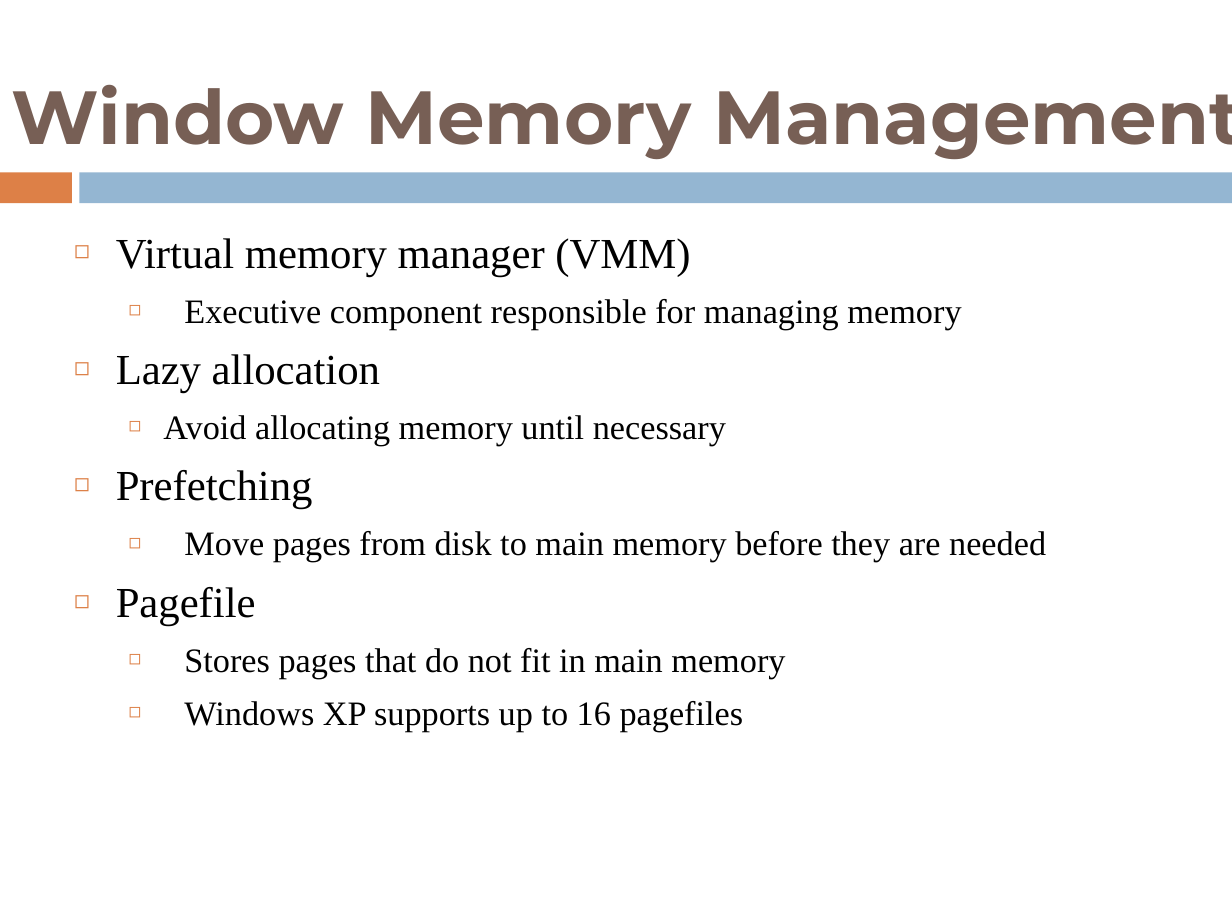
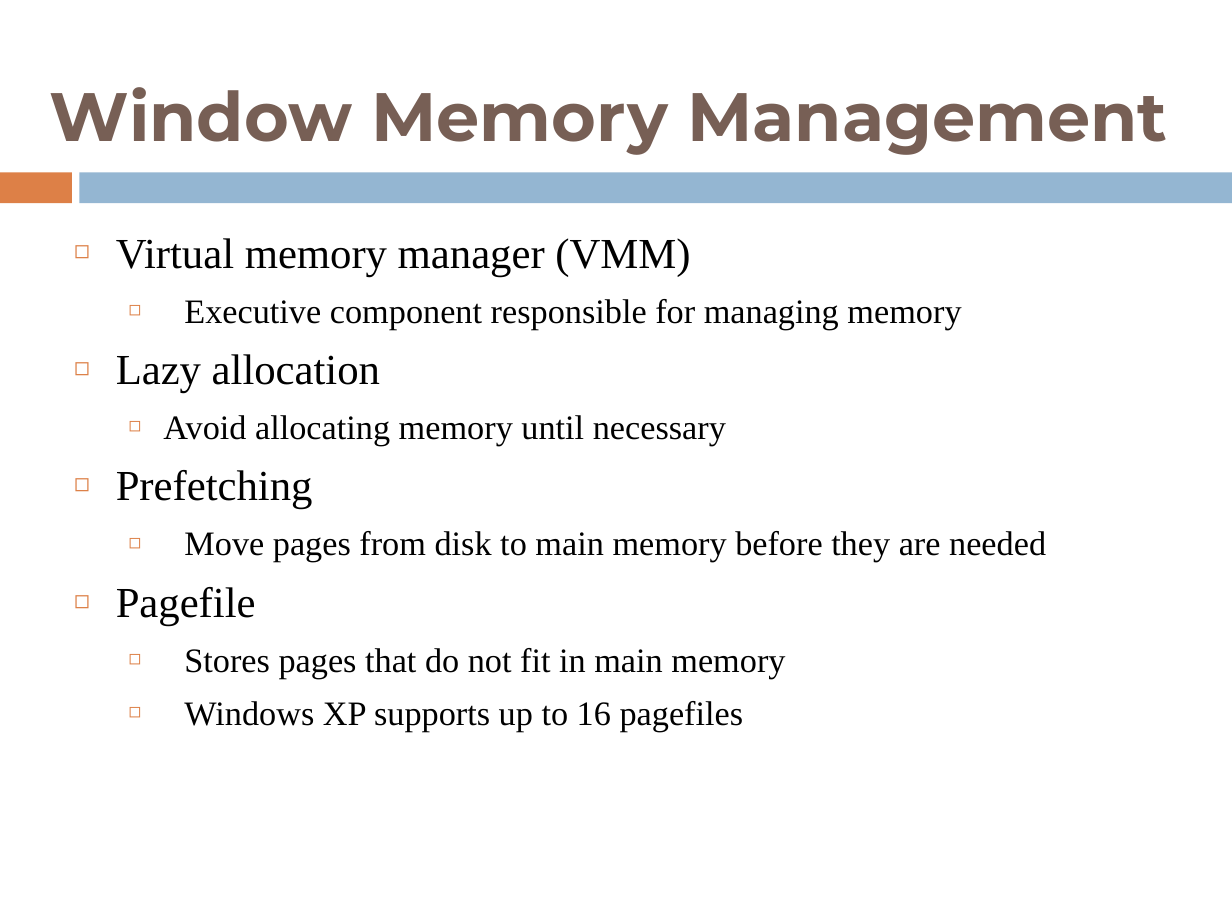
Before and after one commit to shyamrajendran/OS_MPS, a slide deck: slide 10 of 4th_credit/survey.pptx (slide 22 before the commit). Drawn at 1232x924 pixels with LibreOffice and Linux fonts; fonts in the diff are those of the drawing. Boxes give left, top, right and bottom in pixels: in the first picture for what was removed or moved away, otherwise in the second. Text is boxed around its words. In the diff, an @@ line names an element or a change of style, - is before the commit and + after.

```diff
--- a/4th_credit/survey.pptx
+++ b/4th_credit/survey.pptx
@@ title "Window Memory Management" at box(50, 87, 1167, 155): size 44 to 40 pt @@
```
Also in this commit, not shown: 3 other slides changed.
